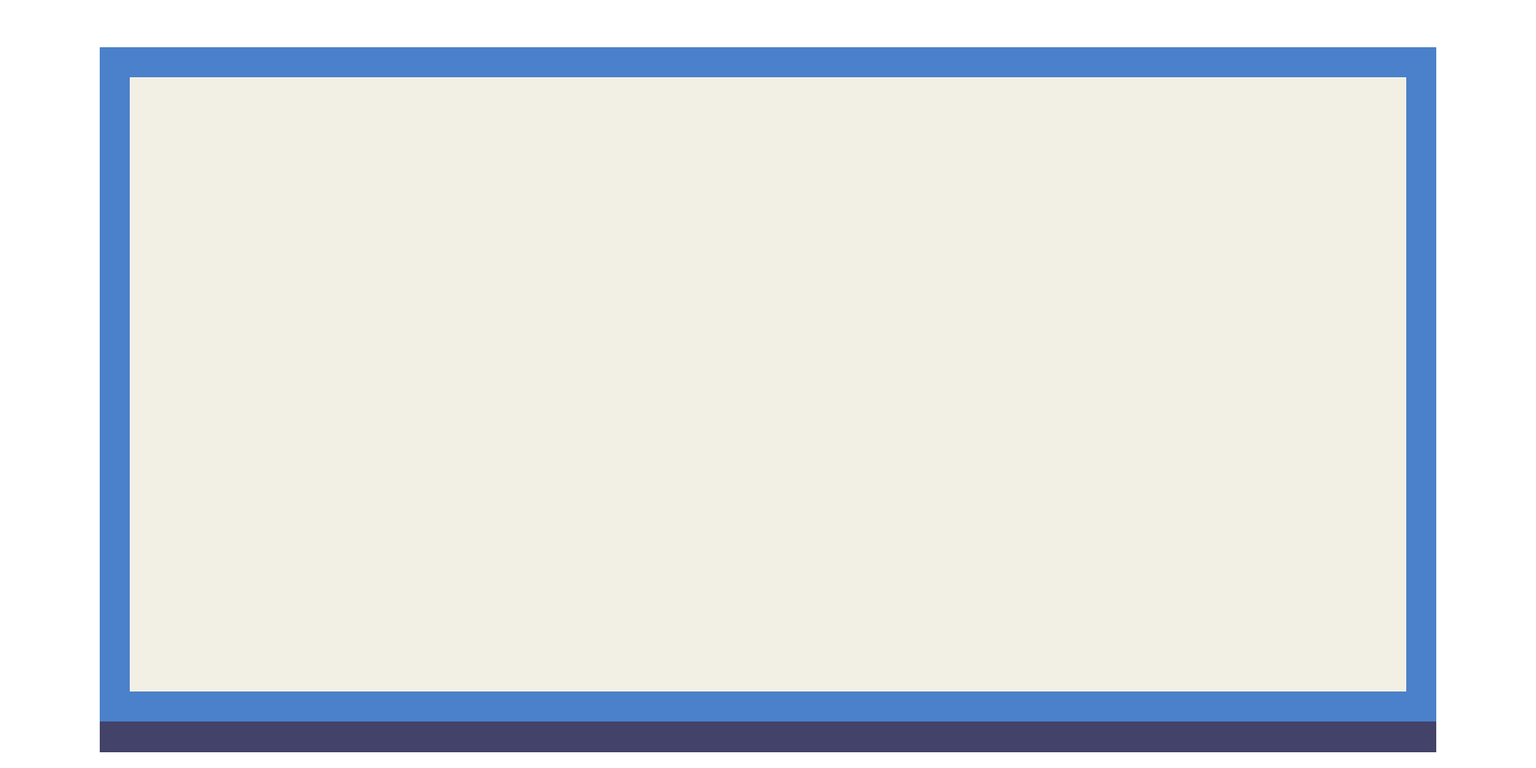
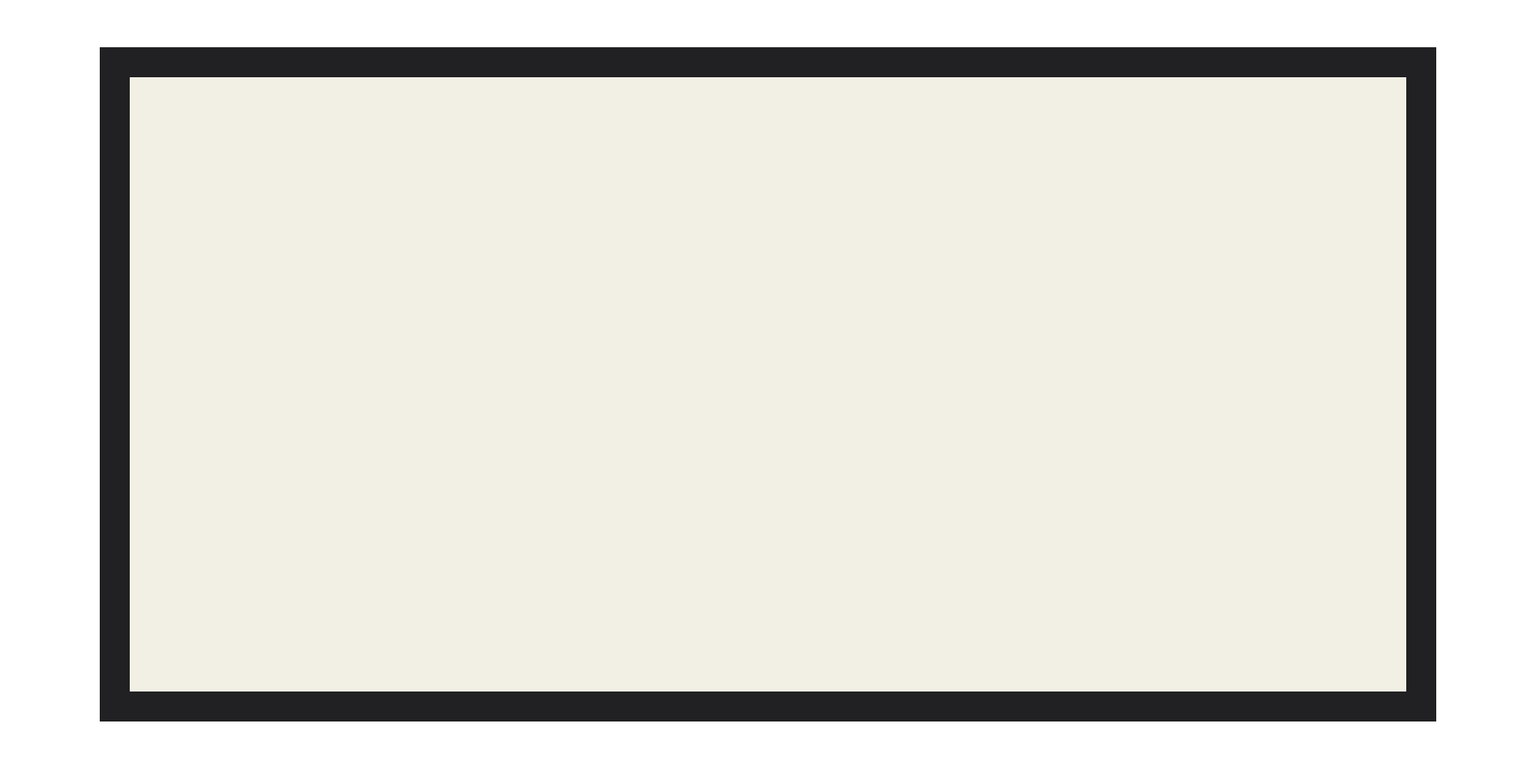
The second (1536, 768) image is a revision of the first. Changes to its layers:
painted on "Rectangle 1" over [left=99, top=47, right=1437, bottom=722]
removed layer "Rectangle 2" from group "Artboard 1" over [left=99, top=660, right=1437, bottom=753]
